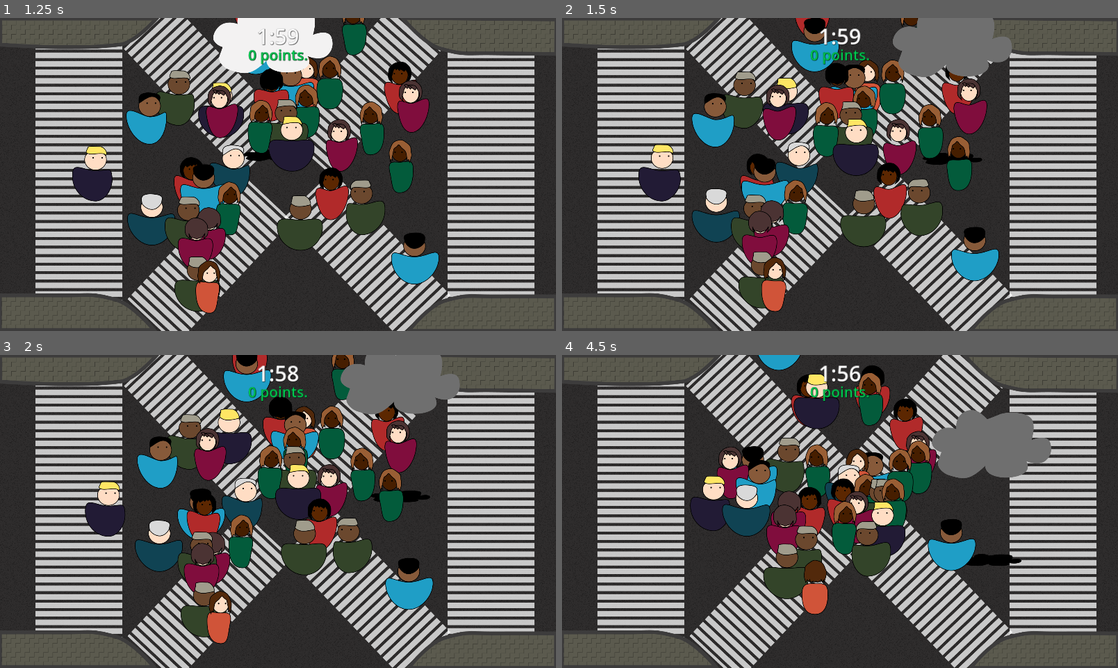
Above: before the commit, frames 1-4 (two rows, left to right).
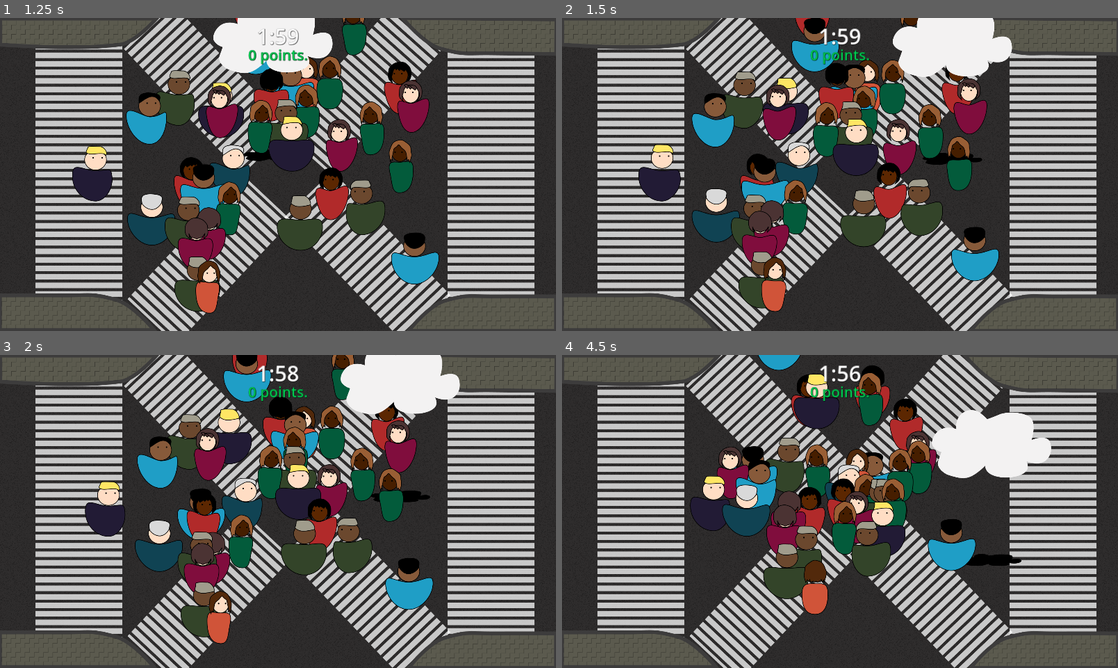
Above: after the commit, the same moments.

Repository: wetrustinprize/trijam-268
Game: Godot game, scene res://scenes/main_menu.tscn
Same seed, same stepped clock (60 frames per second), same inputs: the game is played once before the commit and once after it. Sound files missing from this copy of the repository are replaced by a short silence.
Inputs (mouse positions are in pixels of both pictures, inside the frame that each line leads up to):
- Up to frame 1 (1.25 s): click (272, 155) at 0.5 s
- Up to frame 2 (1.5 s): move the mouse to (962, 158) at 1.27 s; click (962, 158) at 1.42 s
- Up to frame 3 (2 s): no input
- Up to frame 4 (4.5 s): move the mouse to (728, 527) at 2.02 s; click (728, 527) at 2.17 s; move the mouse to (895, 442) at 2.77 s; click (895, 442) at 2.92 s; move the mouse to (812, 574) at 3.52 s; click (812, 574) at 3.67 s; move the mouse to (1006, 558) at 4.27 s; click (1006, 558) at 4.42 s

Frame 1 is identical in both runs. In frame 2, 3.2% of the frame differs, in the area x 59-81%, y 0-19%; in frame 3, 3.2%; in frame 4, 3.4%, in the area x 66-88%, y 17-40%.

Commit message:
fix: correct mouse buttons

Diff:
--- a/actors/Cloud.gd
+++ b/actors/Cloud.gd
@@ -33,7 +33,9 @@
 		if !event.pressed:
 			return
 
-		if event.button_index == 1:
+		print(event.button_index)
+
+		if event.button_index == 5||event.button_index == 4:
 			change_state(CLOUD_STATE.MOVING if state == CLOUD_STATE.CLOSING else CLOUD_STATE.CLOSING)
 		if event.button_index == 2:
 			change_state(CLOUD_STATE.CLOSING if state == CLOUD_STATE.MOVING or state == CLOUD_STATE.RAINING else CLOUD_STATE.RAINING)
